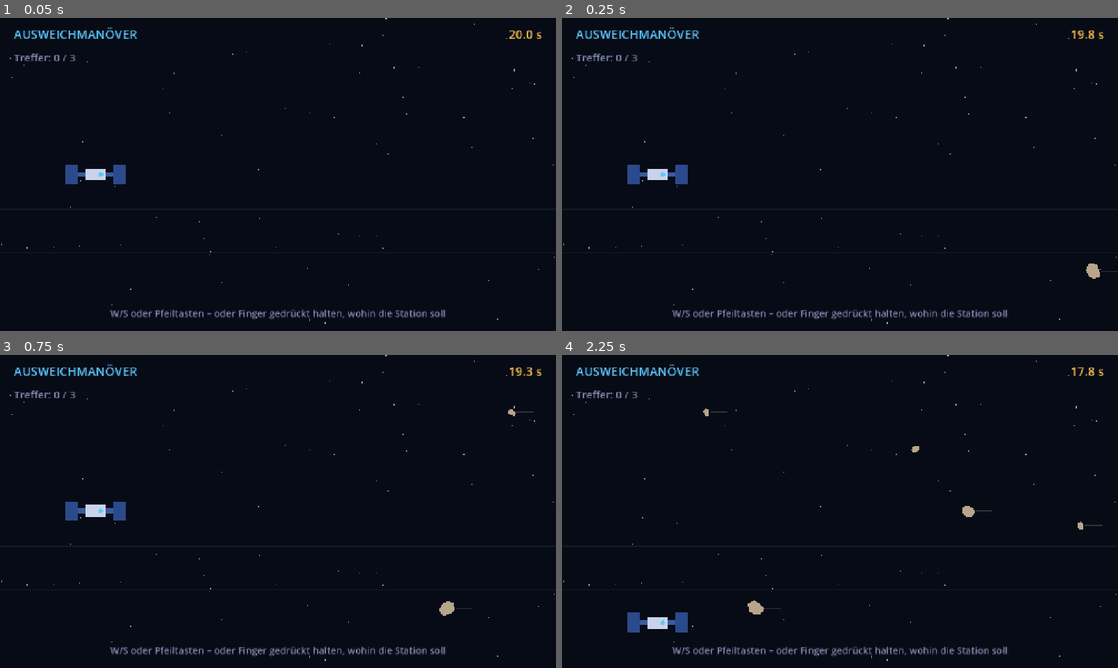
Above: before the commit, frames 1-4 (two rows, left to right).
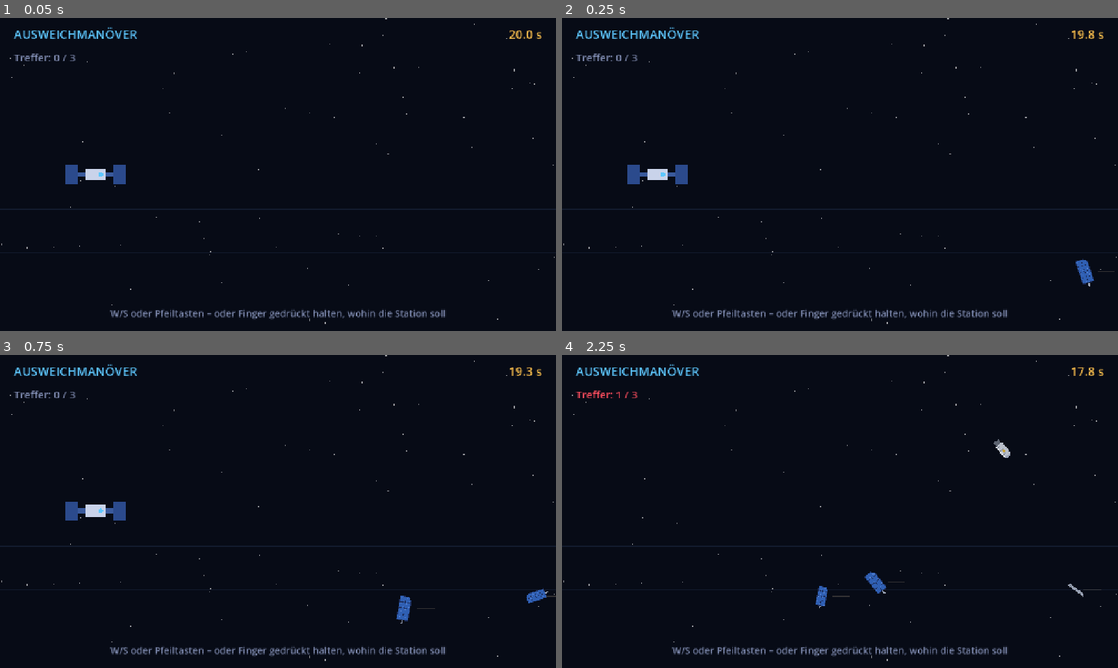
Above: after the commit, the same moments.

Repository: Isaac-davila/jku-space
Game: Godot game, scene res://scenes/minigames/dodge/dodge.tscn
Same seed, same stepped clock (60 frames per second), same inputs: the game is played once before the commit and once after it. This scene is started directly instead of the project's main scene.
Inputs (mouse positions are in pixels of both pictures, inside the frame that each line leads up to):
- Up to frame 1 (0.05 s): no input
- Up to frame 2 (0.25 s): no input
- Up to frame 3 (0.75 s): tap Enter at 0.5 s; move the mouse to (400, 495) at 0.52 s; hold D (move_right) from 0.53 s (still down); hold Space (interact) from 0.53 s (still down); click (400, 495) at 0.67 s
- Up to frame 4 (2.25 s): move the mouse to (728, 527) at 1.27 s; release D (move_right) at 1.28 s; release Space (interact) at 1.28 s; hold S (move_down) 1.28-2.03 s; tap E at 1.35 s; click (728, 527) at 1.42 s; move the mouse to (895, 442) at 2.02 s; hold D (move_right) from 2.03 s (still down); tap Enter at 2.1 s; click (895, 442) at 2.17 s

Frame 1 is identical in both runs. In frame 2, 0.2% of the frame differs, in the area x 92-100%, y 76-86%; in frame 3, 0.4%; in frame 4, 1.2%, in the area x 2-98%, y 11-89%.

Commit message:
Weltraummüll-Assets (Solarzellen, Metallteile, Vanguard 1) mit 2-stufigem Zerfall für Ausweichen und Laser
Co-Authored-By: Claude Opus 5.5 <noreply@anthropic.com>
Claude-Session: https://claude.ai/code/session_01QXFXsQhGLuei6RznqMua8p

Diff:
--- /dev/null
+++ b/core/debris.gd
@@ -0,0 +1,211 @@
+class_name Debris
+## Weltraummüll-Assets – gemeinsam genutzt von "Ausweichmanöver" und "Abwehrlaser".
+##
+## Zwei Asset-Gruppen + ein Easter Egg:
+##   SOLARZELLEN:  panel (groß)  → panel_half, panel_half, strut
+##   METALLTEILE:  stage (groß, ausgebrannte Raketenoberstufe) → nozzle, tank, strut
+##   EASTER EGG:   vanguard (Vanguard 1, ältester Satellit, der noch im Orbit ist – seit 1958)
+##                 → shell, shell, antenna
+##
+## Zerfall bei Treffer (2 Stufen):
+##   Stufe 0 (groß)  → 3 sinnvolle Bauteile (Stufe 1)
+##   Stufe 1 (Teil)  → 3 kleine blaue Dreiecke (Stufe 2 = "shard")
+##   Stufe 2 (shard) → zu klein zum Treffen, bleibt einfach im Orbit.
+##
+## Ein Teil ist ein Dictionary:
+##   kind, level, pos, vel, rot, spin, scale, r (Kollisionsradius)
+##
+## Grafiken ersetzen: nur die _draw_<kind>()-Funktionen unten ändern
+## (oder dort draw_texture() mit einem PNG aus assets/ verwenden).
+
+const LEVEL := {
+	"panel": 0, "stage": 0, "vanguard": 0,
+	"panel_half": 1, "strut": 1, "nozzle": 1, "tank": 1, "shell": 1, "antenna": 1,
+	"shard": 2,
+}
+const BASE_R := {
+	"panel": 42.0, "stage": 36.0, "vanguard": 28.0,
+	"panel_half": 20.0, "strut": 18.0, "nozzle": 14.0, "tank": 16.0, "shell": 12.0, "antenna": 14.0,
+	"shard": 6.0,
+}
+const SPLITS := {
+	"panel": ["panel_half", "panel_half", "strut"],
+	"stage": ["nozzle", "tank", "strut"],
+	"vanguard": ["shell", "shell", "antenna"],
+}
+const SMALL_PARTS := ["panel_half", "strut", "nozzle", "tank", "shell", "antenna"]
+const VANGUARD_CHANCE := 0.1
+
+# Farben
+const C_FRAME := Color("1d2f5e")
+const C_CELL := Color("2f5fb3")
+const C_CELL_HI := Color("6f9be8")
+const C_METAL := Color("b8bec9")
+const C_METAL_DARK := Color("7d8594")
+const C_METAL_LIGHT := Color("d9dde4")
+const C_NOZZLE := Color("5c6370")
+const C_FOIL := Color("c9a43a")
+const C_STRUT := Color("9aa3b5")
+const C_SHARD := Color("4da3ff")
+const C_SILVER := Color("d7dbe2")
+
+
+static func make(kind: String, pos: Vector2, vel: Vector2, scale: float = 1.0) -> Dictionary:
+	return {
+		"kind": kind,
+		"level": LEVEL[kind],
+		"pos": pos,
+		"vel": vel,
+		"rot": randf() * TAU,
+		"spin": randf_range(-2.5, 2.5),
+		"scale": scale,
+		"r": BASE_R[kind] * scale,
+	}
+
+
+## Zufälliges großes Teil: Solarpanel oder Raketenstufe, selten Vanguard 1.
+static func random_big(pos: Vector2, vel: Vector2, scale: float = 1.0) -> Dictionary:
+	var kind := "vanguard" if randf() < VANGUARD_CHANCE else ("panel" if randf() < 0.5 else "stage")
+	return make(kind, pos, vel, scale)
+
+
+static func random_small(pos: Vector2, vel: Vector2, scale: float = 1.0) -> Dictionary:
+	return make(SMALL_PARTS.pick_random(), pos, vel, scale)
+
+
+static func can_split(p: Dictionary) -> bool:
+	return p.level < 2
+
+
+## Gibt die Bruchstücke zurück (Stufe 0 → Bauteile, Stufe 1 → blaue Dreiecke).
+static func split(p: Dictionary) -> Array[Dictionary]:
+	var out: Array[Dictionary] = []
+	if not can_split(p):
+		return out
+	var kinds: Array = SPLITS.get(p.kind, ["shard", "shard", "shard"])
+	var n := kinds.size()
+	var offset := randf() * TAU
+	for i in n:
+		var dir := Vector2.from_angle(offset + TAU * i / n + randf_range(-0.3, 0.3))
+		var child := make(kinds[i], p.pos + dir * p.r * 0.35, p.vel + dir * randf_range(70, 160), p.scale)
+		child.spin = randf_range(-5, 5)
+		out.append(child)
+	return out
+
+
+# --- Zeichnen ----------------------------------------------------------------
+
+static func draw(ci: CanvasItem, p: Dictionary) -> void:
+	ci.draw_set_transform(p.pos, p.rot, Vector2(p.scale, p.scale))
+	match p.kind:
+		"panel": _draw_panel(ci)
+		"panel_half": _draw_panel_half(ci)
+		"strut": _draw_strut(ci)
+		"stage": _draw_stage(ci)
+		"nozzle": _draw_nozzle(ci)
+		"tank": _draw_tank(ci)
+		"vanguard": _draw_vanguard(ci)
+		"shell": _draw_shell(ci)
+		"antenna": _draw_antenna(ci)
+		"shard": _draw_shard(ci)
+	ci.draw_set_transform(Vector2.ZERO, 0.0, Vector2.ONE)
+	if p.kind == "vanguard" and p.scale >= 0.9:
+		ci.draw_string(ThemeDB.fallback_font, p.pos + Vector2(-62, -38), "Vanguard 1 · seit 1958",
+			HORIZONTAL_ALIGNMENT_LEFT, -1, 13, Color(1, 1, 1, 0.55))
+
+
+static func _rect(ci: CanvasItem, x: float, y: float, w: float, h: float, c: Color) -> void:
+	ci.draw_rect(Rect2(x, y, w, h), c)
+
+
+# SOLARZELLEN ---------------------------------------------------------------
+
+static func _draw_panel(ci: CanvasItem) -> void:
+	_rect(ci, -52, -3, 14, 6, C_STRUT)                 # Ausleger
+	_rect(ci, -40, -20, 80, 40, C_FRAME)              # Rahmen
+	for col in 4:
+		for row in 2:
+			var x := -38.0 + col * 19.5
+			var y := -18.0 + row * 18.5
+			_rect(ci, x, y, 18, 17, C_CELL)
+			ci.draw_line(Vector2(x + 2, y + 15), Vector2(x + 16, y + 2), Color(C_CELL_HI, 0.5), 1.0)
+	# abgerissene Ecke
+	ci.draw_colored_polygon(PackedVector2Array([Vector2(28, 20), Vector2(40, 20), Vector2(40, 8), Vector2(34, 14)]), Pal.BG)
+
+
+static func _draw_panel_half(ci: CanvasItem) -> void:
+	var outline := PackedVector2Array([
+		Vector2(-18, -16), Vector2(18, -16), Vector2(13, -6), Vector2(19, 2),
+		Vector2(11, 9), Vector2(16, 16), Vector2(-18, 16)])
+	ci.draw_colored_polygon(outline, C_FRAME)
+	_rect(ci, -16, -14, 13, 13, C_CELL)
+	_rect(ci, -1, -14, 11, 13, C_CELL)
+	_rect(ci, -16, 1, 13, 13, C_CELL)
+	_rect(ci, -1, 1, 9, 9, C_CELL)
+	ci.draw_line(Vector2(-14, -3), Vector2(-5, -12), Color(C_CELL_HI, 0.5), 1.0)
+
+
+static func _draw_strut(ci: CanvasItem) -> void:
+	_rect(ci, -20, -3, 40, 6, C_STRUT)
+	for x in [-14.0, 0.0, 14.0]:
+		ci.draw_circle(Vector2(x, 0), 1.6, C_METAL_DARK)
+	ci.draw_line(Vector2(20, -3), Vector2(23, 4), C_STRUT, 2.0)  # verbogenes Ende
+
+
+# METALLTEILE (Raketenoberstufe) ----------------------------------------------
+
+static func _draw_stage(ci: CanvasItem) -> void:
+	ci.draw_colored_polygon(PackedVector2Array([Vector2(-28, -15), Vector2(-28, 15), Vector2(-36, 8), Vector2(-36, -8)]), C_STRUT)
+	_rect(ci, -28, -15, 50, 30, C_METAL)
+	_rect(ci, -28, -15, 50, 5, C_METAL_LIGHT)
+	for x in [-18.0, 0.0, 14.0]:
+		ci.draw_line(Vector2(x, -15), Vector2(x, 15), C_METAL_DARK, 2.0)
+	_rect(ci, -12, -6, 10, 10, C_FOIL)                 # Isolierfolie
+	ci.draw_colored_polygon(PackedVector2Array([Vector2(22, -8), Vector2(22, 8), Vector2(38, 14), Vector2(38, -14)]), C_NOZZLE)
+
+
+static func _draw_nozzle(ci: CanvasItem) -> void:
+	ci.draw_colored_polygon(PackedVector2Array([Vector2(-8, -6), Vector2(-8, 6), Vector2(10, 13), Vector2(10, -13)]), C_NOZZLE)
+	ci.draw_line(Vector2(10, -13), Vector2(10, 13), C_METAL_DARK, 2.0)
+	ci.draw_line(Vector2(-8, -6), Vector2(-8, 6), C_METAL_LIGHT, 2.0)
+
+
+static func _draw_tank(ci: CanvasItem) -> void:
+	_rect(ci, -14, -12, 28, 24, C_METAL)
+	_rect(ci, -14, -12, 28, 4, C_METAL_LIGHT)
+	ci.draw_line(Vector2(-4, -12), Vector2(-4, 12), C_METAL_DARK, 2.0)
+	_rect(ci, 2, -2, 8, 7, C_FOIL)
+	# Bruchkante
+	ci.draw_polyline(PackedVector2Array([Vector2(14, -12), Vector2(11, -5), Vector2(15, 2), Vector2(11, 12)]), C_METAL_DARK, 2.0)
+
+
+# EASTER EGG: Vanguard 1 -------------------------------------------------------
+
+static func _draw_vanguard(ci: CanvasItem) -> void:
+	for i in 6:
+		var dir := Vector2.from_angle(TAU * i / 6.0 + 0.3)
+		ci.draw_line(dir * 14.0, dir * 30.0, C_STRUT, 1.5)
+		ci.draw_circle(dir * 30.0, 1.5, C_STRUT)
+	ci.draw_circle(Vector2.ZERO, 14, C_SILVER)
+	ci.draw_circle(Vector2(-4, -4), 5, Color.WHITE)
+	ci.draw_arc(Vector2.ZERO, 14, 0, TAU, 24, C_METAL_DARK, 1.0)
+
+
+static func _draw_shell(ci: CanvasItem) -> void:
+	var pts := PackedVector2Array()
+	for i in 13:
+		pts.append(Vector2.from_angle(PI * i / 12.0) * 12.0)
+	ci.draw_colored_polygon(pts, C_SILVER)
+	ci.draw_line(Vector2(-12, 0), Vector2(12, 0), C_METAL_DARK, 2.0)
+
+
+static func _draw_antenna(ci: CanvasItem) -> void:
+	ci.draw_line(Vector2(-14, 0), Vector2(14, 0), C_STRUT, 2.0)
+	ci.draw_circle(Vector2(14, 0), 2, C_STRUT)
+	ci.draw_rect(Rect2(-16, -3, 4, 6), C_SILVER)
+
+
+# KLEINSTE STUFE --------------------------------------------------------------
+
+static func _draw_shard(ci: CanvasItem) -> void:
+	ci.draw_colored_polygon(PackedVector2Array([Vector2(0, -6), Vector2(5, 4), Vector2(-5, 4)]), C_SHARD)
--- a/scenes/minigames/dodge/dodge.gd
+++ b/scenes/minigames/dodge/dodge.gd
@@ -35,19 +35,18 @@
 	spawn_t -= delta
 	if spawn_t <= 0.0:
 		spawn_t = lerpf(0.5, 0.16, difficulty())
-		debris.append({
-			"pos": Vector2(VIEW.x + 40, randf_range(100, 630)),
-			"r": randf_range(8, 24),
-			"speed": randf_range(380, 600) * (1.0 + difficulty() * 0.6),
-			"rot": randf() * TAU,
-			"spin": randf_range(-4, 4),
-			"seed": randf() * 10.0,
-		})
+		var pos := Vector2(VIEW.x + 60, randf_range(100, 630))
+		var vel := Vector2(-randf_range(380, 600) * (1.0 + difficulty() * 0.6), 0)
+		# 40 % große Teile (verkleinert), sonst einzelne Bauteile – siehe core/debris.gd
+		if randf() < 0.4:
+			debris.append(Debris.random_big(pos, vel, randf_range(0.55, 0.7)))
+		else:
+			debris.append(Debris.random_small(pos, vel))
 
 	invuln = maxf(invuln - delta, 0.0)
 	var ship := Vector2(SHIP_X, ship_y)
 	for d in debris:
-		d.pos.x -= d.speed * delta
+		d.pos += d.vel * delta
 		d.rot += d.spin * delta
 		if invuln <= 0.0 and d.pos.distance_to(ship) < SHIP_R + d.r * 0.8:
 			hits += 1
@@ -56,7 +55,7 @@
 			if hits >= MAX_HITS:
 				finish(false, "STATION GETROFFEN")
 				return
-	debris = debris.filter(func(d): return d.pos.x > -60.0)
+	debris = debris.filter(func(d): return d.pos.x > -80.0)
 
 
 func on_timeout() -> void:
@@ -69,8 +68,8 @@
 	for y in range(140, 640, 100):
 		draw_line(Vector2(0, y), Vector2(VIEW.x, y), Color(Pal.LINE, 0.35), 1.0)
 	for d in debris:
-		draw_debris(d.pos, d.r, d.rot, Pal.DEBRIS, d.seed)
 		draw_line(d.pos + Vector2(d.r, 0), d.pos + Vector2(d.r + 40, 0), Color(Pal.DEBRIS, 0.25), 2.0)
+		Debris.draw(self, d)
 	var blink := invuln > 0.0 and int(invuln * 12.0) % 2 == 0
 	if not blink:
 		_draw_station(Vector2(SHIP_X, ship_y))
--- a/scenes/minigames/laser/laser.gd
+++ b/scenes/minigames/laser/laser.gd
@@ -1,21 +1,21 @@
 extends Minigame
 ## ABWEHRLASER – der Twist: Schießen fühlt sich gut an … bis jeder Treffer
 ## neue Fragmente erzeugt und der Bildschirm sich füllt (Kessler-Syndrom).
+## Zerfall: großes Teil → 3 Bauteile → je 3 blaue Splitter (siehe core/debris.gd).
 ## Lernziel: Abschießen ist KEINE Lösung. Das Spiel endet deshalb immer "erfolgreich",
 ## sobald die Lektion gezeigt wurde. Owner: Rolle 4
 
 const STATION := Vector2(140, 360)
+const START_PIECES := 6
 const LESSON_AT := 40          # ab so vielen Teilen kommt der Funkspruch
 const LESSON_TIME := 4.5
 
 var pieces: Array[Dictionary] = []
-var created := 0
 var shots := 0
 var beam_t := 0.0
 var beam_to := Vector2.ZERO
 var lesson := false
 var lesson_t := 0.0
-var _ui_count: Label
 
 
 func _init() -> void:
@@ -25,15 +25,10 @@
 
 
 func start() -> void:
-	for i in 5:
-		_spawn(Vector2(randf_range(600, 1150), randf_range(140, 600)), randf_range(30, 44),
-			Vector2(randf_range(-60, -20), randf_range(-30, 30)))
-
-
-func _spawn(pos: Vector2, r: float, v: Vector2) -> void:
-	pieces.append({"pos": pos, "r": r, "vel": v, "rot": randf() * TAU,
-		"spin": randf_range(-3, 3), "seed": randf() * 10.0})
-	created += 1
+	for i in START_PIECES:
+		var pos := Vector2(randf_range(450, 1180), randf_range(150, 590))
+		var vel := Vector2(randf_range(-60, -20), randf_range(-30, 30))
+		pieces.append(Debris.random_big(pos, vel))
 
 
 func tick(delta: float) -> void:
@@ -47,7 +42,7 @@
 			p.vel.y = -p.vel.y
 		p.pos = p.pos.clamp(Vector2(260, 100), Vector2(VIEW.x - 20, VIEW.y - 90))
 
-	if not lesson and pieces.size() >= LESSON_AT:
+	if not lesson and (pieces.size() >= LESSON_AT or first_target() == Vector2.INF):
 		_start_lesson()
 	if lesson:
 		lesson_t += delta
@@ -73,22 +68,36 @@
 	shoot_at(get_global_mouse_position())
 
 
-## Schuss auf Position m. Treffer zerlegt das Teil in 2–3 Fragmente.
+## Schuss auf Position m. Trifft das nächstgelegene teilbare Teil.
+## Blaue Splitter sind zu klein – der Laser geht durch.
 func shoot_at(m: Vector2) -> void:
 	if lesson:
 		return
 	shots += 1
 	beam_t = 0.12
 	beam_to = m
-	for i in range(pieces.size() - 1, -1, -1):
+	var best := -1
+	var best_d := INF
+	for i in pieces.size():
 		var p: Dictionary = pieces[i]
-		if p.pos.distance_to(m) < p.r + 16.0:
-			pieces.remove_at(i)
-			var n := 3 if p.r > 14.0 else 2
-			for k in n:
-				var dir := Vector2.from_angle(randf() * TAU)
-				_spawn(p.pos + dir * p.r * 0.4, maxf(p.r * 0.55, 6.0), p.vel + dir * randf_range(80, 180))
-			return
+		if not Debris.can_split(p):
+			continue
+		var d: float = p.pos.distance_to(m)
+		if d < p.r + 16.0 and d < best_d:
+			best = i
+			best_d = d
+	if best >= 0:
+		var hit: Dictionary = pieces[best]
+		pieces.remove_at(best)
+		pieces.append_array(Debris.split(hit))
+
+
+## Position des ersten noch teilbaren Teils (oder Vector2.INF). Für Tests/Hinweise.
+func first_target() -> Vector2:
+	for p in pieces:
+		if Debris.can_split(p):
+			return p.pos
+	return Vector2.INF
 
 
 func _draw() -> void:
@@ -96,7 +105,7 @@
 	if lesson:
 		draw_rect(Rect2(Vector2.ZERO, VIEW), Color(Pal.ALERT, 0.08 + 0.06 * sin(elapsed * 10.0)))
 	for p in pieces:
-		draw_debris(p.pos, p.r, p.rot, Pal.DEBRIS, p.seed)
+		Debris.draw(self, p)
 	draw_circle(STATION, 46, Pal.PANEL)
 	draw_circle(STATION, 30, Pal.HULL)
 	draw_rect(Rect2(STATION + Vector2(20, -6), Vector2(50, 12)), Pal.LINE)
--- a/tests/smoke_test.gd
+++ b/tests/smoke_test.gd
@@ -50,6 +50,7 @@
 		print("OK  ", path)
 
 	await _test_laser_lesson()
+	_test_debris_split()
 	await _test_capture_combo()
 	await _test_full_run()
 
@@ -94,7 +95,9 @@
 		guard += 1
 		if mg.pieces.is_empty():
 			break
-		var target: Vector2 = mg.pieces[0].pos
+		var target: Vector2 = mg.first_target()
+		if target == Vector2.INF:
+			break
 		mg.shoot_at(target)
 		await process_frame
 	_check(mg.pieces.size() > before, "Laser: Treffer erzeugen keine Fragmente")
@@ -103,6 +106,21 @@
 	_check(gs.flags.get("kessler_seen", false), "Laser: Flag kessler_seen nicht gesetzt")
 	print("OK  Laser-Lektion (%d Teile nach %d Schüssen)" % [mg.pieces.size(), mg.shots])
 	mg.queue_free()
+
+
+## Prüft den Zerfall: groß → 3 sinnvolle Bauteile → je 3 blaue Splitter → Ende.
+func _test_debris_split() -> void:
+	for kind in ["panel", "stage", "vanguard"]:
+		var big := Debris.make(kind, Vector2(500, 300), Vector2.ZERO)
+		var parts := Debris.split(big)
+		_check(parts.size() == 3, "%s: sollte in 3 Teile zerfallen" % kind)
+		for part in parts:
+			_check(part.level == 1 and part.kind != "shard", "%s: 1. Zerfall muss Bauteile liefern" % kind)
+			var shards := Debris.split(part)
+			_check(shards.size() == 3, "%s: 2. Zerfall sollte 3 Splitter liefern" % part.kind)
+			for s in shards:
+				_check(s.kind == "shard" and not Debris.can_split(s), "Splitter dürfen nicht weiter zerfallen")
+	print("OK  Trümmer-Zerfall (groß → Bauteile → blaue Splitter)")
 
 
 ## Prüft das Netz: 3 Teile auf einmal fangen = 90 Punkte.
Not shown, added: core/debris.gd.uid
